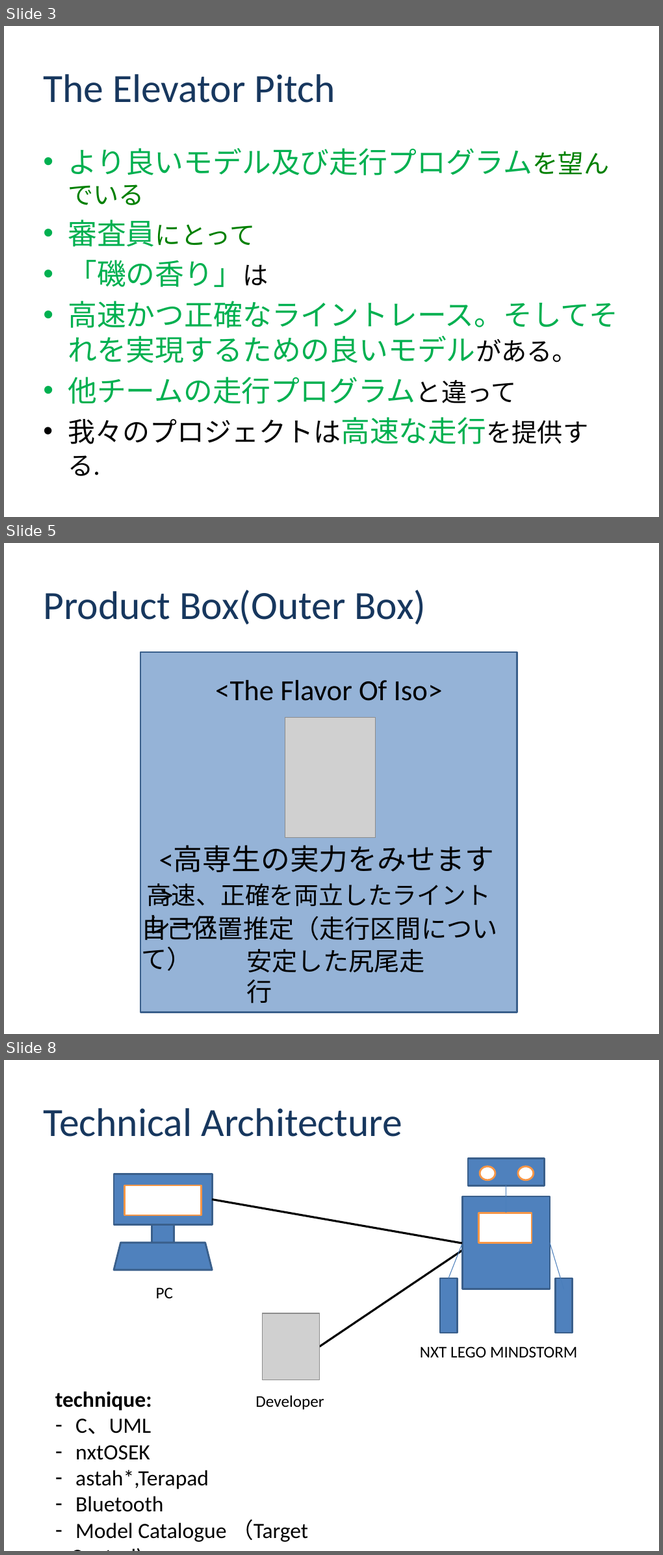
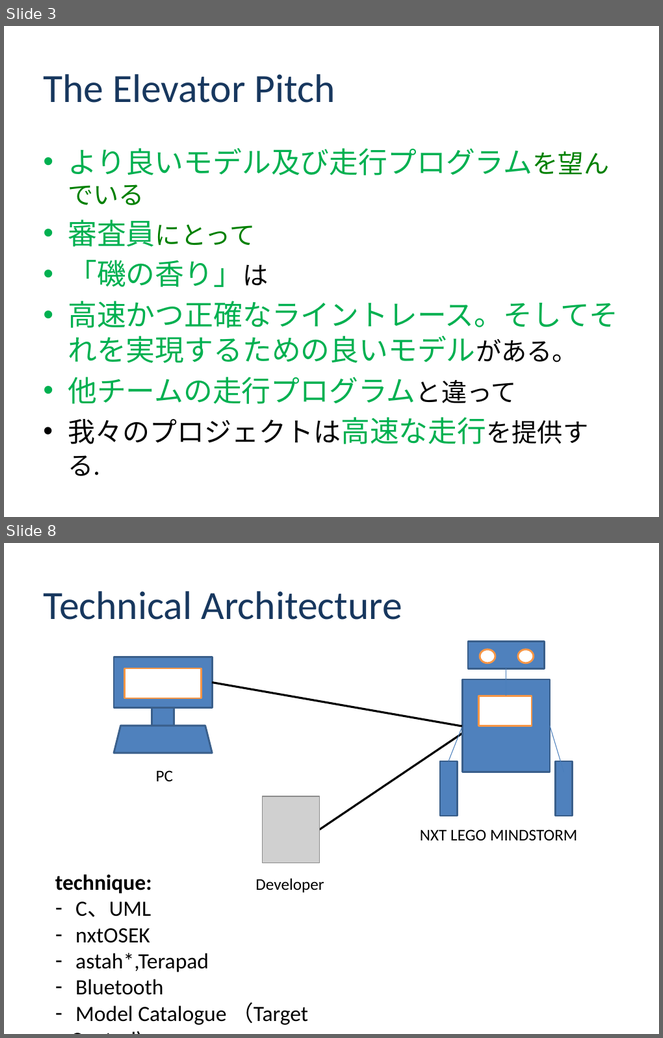
Before and after one commit to class-snct-rikitakelab/e-konbu2012, a slide deck: Inception Deck -E-konbu-.pptx. Shown one above the other, each under a label of ours: slides 3, 5 and 8 before the commit, slides 3 and 8 after it; the slides between them are not shown. The pictures are 663x1555 and 663x1038 pixels, drawn with LibreOffice and Linux fonts; fonts in the diff are those of the drawing; grey boxes stand for pictures; background and template pictures are left out. Boxes give left, top, right and bottom in pixels: in the first picture for what was removed or moved away, otherwise in the second. Text is boxed around its words. In the diff, an @@ line names an element or a change of style, - is before the commit and + after.

```diff
--- a/Inception Deck -E-konbu-.pptx
+++ b/Inception Deck -E-konbu-.pptx
@@ slide 5 removed at <box>4,543,659,1034</box>, background #FFFFFF @@
@@ title removed at <box>43,590,426,625</box> @@
-Product Box(Outer Box)
@@ rectangle removed at <box>140,652,517,1013</box> @@
@@ text removed at <box>215,680,443,701</box> @@
-<The Flavor Of Iso>
@@ picture removed at <box>285,718,376,838</box> @@
@@ text removed at <box>159,846,494,873</box> @@
-<高専生の実力をみせます>
@@ text removed at <box>147,884,491,940</box> @@
-高速、正確を両立したライントレース
@@ text removed at <box>141,915,497,941</box> @@
-自己位置推定（走行区間について）
@@ text removed at <box>247,949,425,1004</box> @@
-安定した尻尾走行
```
Also in this commit, not shown: 8 slides changed, 1 slide added.
